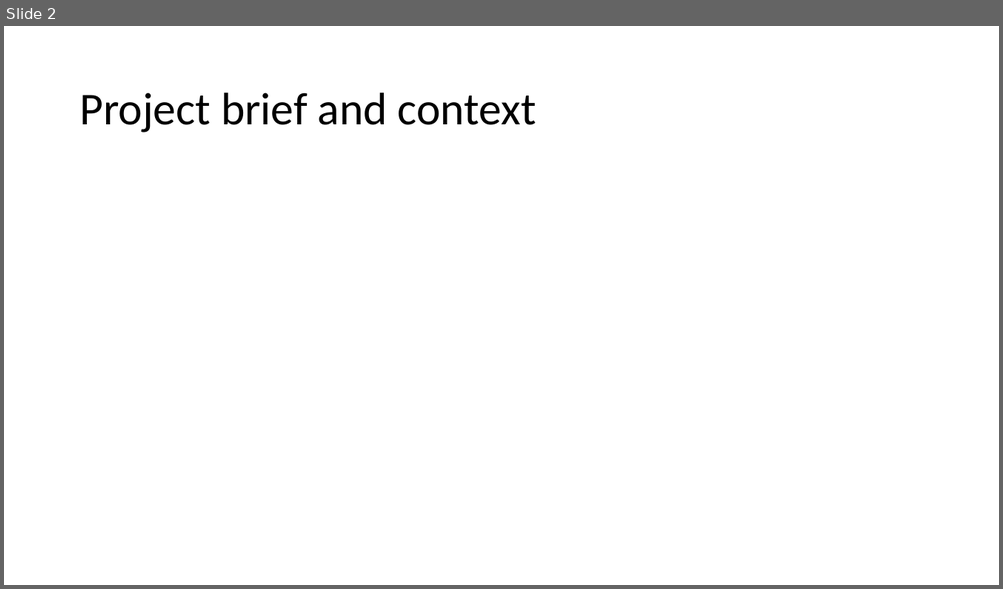
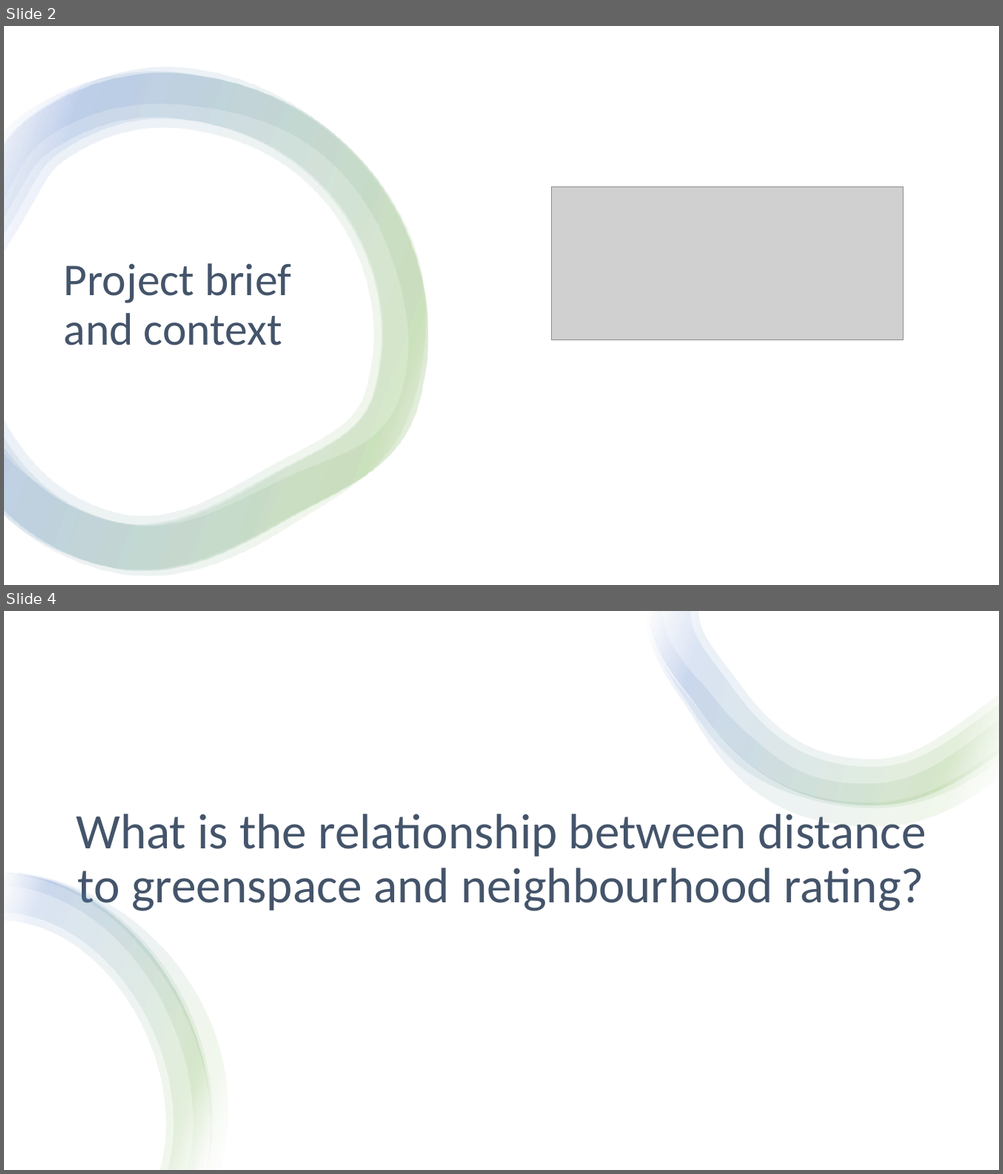
Before and after one commit to Stallibrass/SHS_final_project, a slide deck: documentation/final_presentation.pptx. Shown one above the other, each under a label of ours: slide 2 before the commit, slides 2 and 4 after it; the slides between them are not shown. The pictures are 1003x589 and 1003x1174 pixels, drawn with LibreOffice and Linux fonts; fonts in the diff are those of the drawing; grey boxes stand for pictures. Boxes give left, top, right and bottom in pixels: in the first picture for what was removed or moved away, otherwise in the second. Text is boxed around its words. In the diff, an @@ line names an element or a change of style, - is before the commit and + after.

```diff
--- a/documentation/final_presentation.pptx
+++ b/documentation/final_presentation.pptx
@@ slide 4 added at [4, 611, 999, 1170], background #FFFFFF @@
@@ rectangle added at [4, 611, 999, 1170], fill #FFFFFF @@
@@ group added at [646, 611, 999, 826]: 4 freeform shapes @@
@@ title added at [76, 814, 925, 914], 48 pt, text #44546A @@
+What is the relationship between distance to greenspace and neighbourhood rating?
@@ group added at [4, 872, 227, 1170]: 4 freeform shapes @@
@@ slide 2 changed as well @@
@@ rectangle added at [4, 26, 999, 585], fill #FFFFFF @@
@@ group added at [4, 67, 429, 577]: 4 freeform shapes @@
@@ title "Project brief and context": place and size @@
-title "Project brief and context" at [79, 93, 536, 133]
+title "Project brief and context" at [64, 264, 291, 346]
@@ title "Project brief and context" at [64, 264, 291, 346]: text colour #000000 to #44546A @@
@@ picture added at [552, 187, 903, 340] @@
```
Also in this commit, not shown: 3 other slides changed, 15 other slides added, 6 slides removed, 10 other files.
